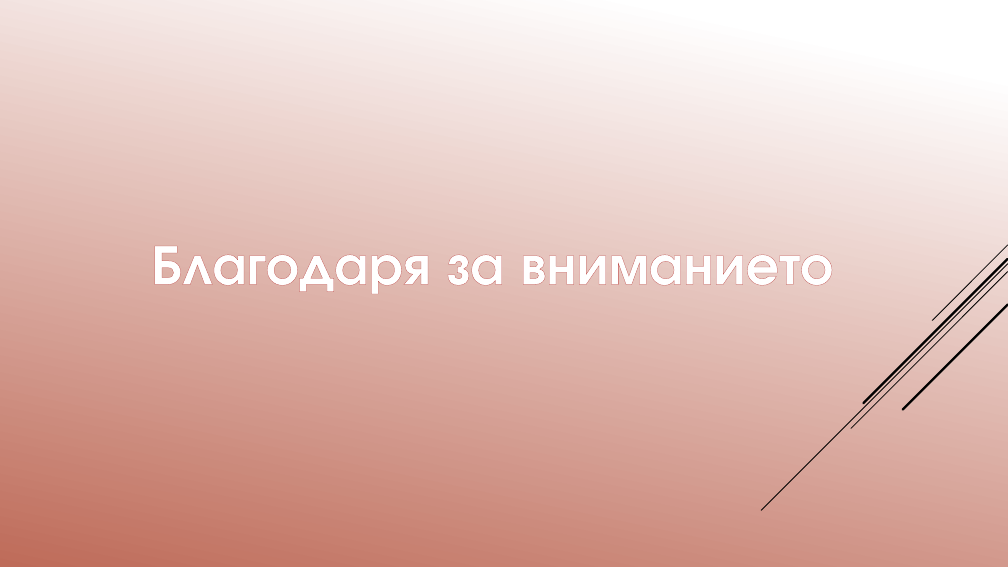
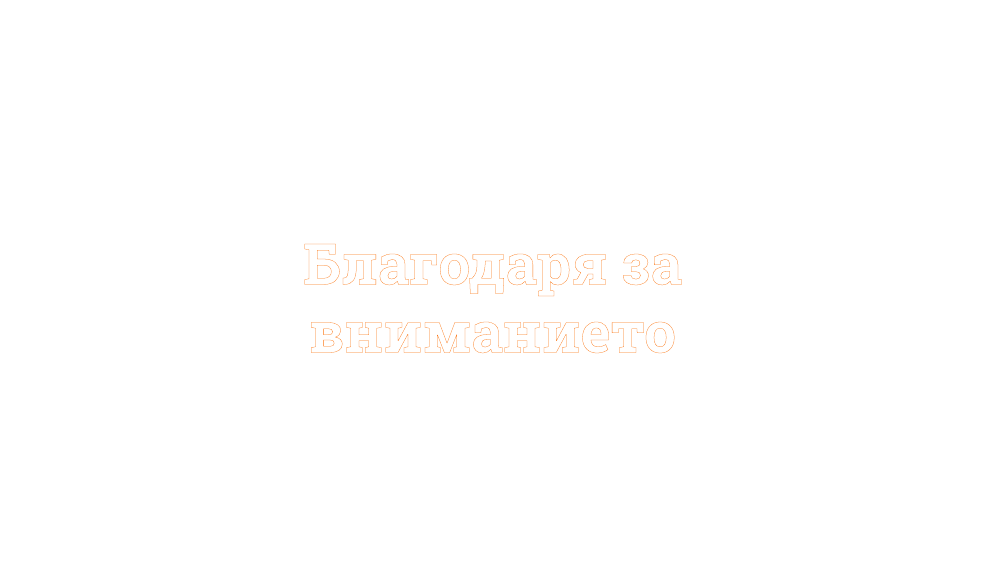
Before and after one commit to pgee-dzi2024/Theme_16, a slide deck: slide 9 of 16 Мария Денизова/Защита теория.pptx. Drawn at 1008x567 pixels with LibreOffice and Linux fonts; fonts in the diff are those of the drawing. Boxes give left, top, right and bottom in pixels: in the first picture for what was removed or moved away, otherwise in the second. Text is boxed around its words. In the diff, an @@ line names an element or a change of style, - is before the commit and + after.

```diff
--- a/16 Мария Денизова/Защита теория.pptx
+++ b/16 Мария Денизова/Защита теория.pptx
@@ background gradient #FFFFFF to #C26A56 to #FFFFFF @@
@@ text "Благодаря за вниманието" at [303,244,681,353]: font TeX Gyre Adventor to Roboto Slab, letter outline #C0504D 0.52 pt to #FC7715 0.52 pt @@
@@ group removed at [761,245,1008,510]: 5 lines @@
```
Also in this commit, not shown: 6 other slides changed, 2 slides added, 2 slides removed, 18 other files.
